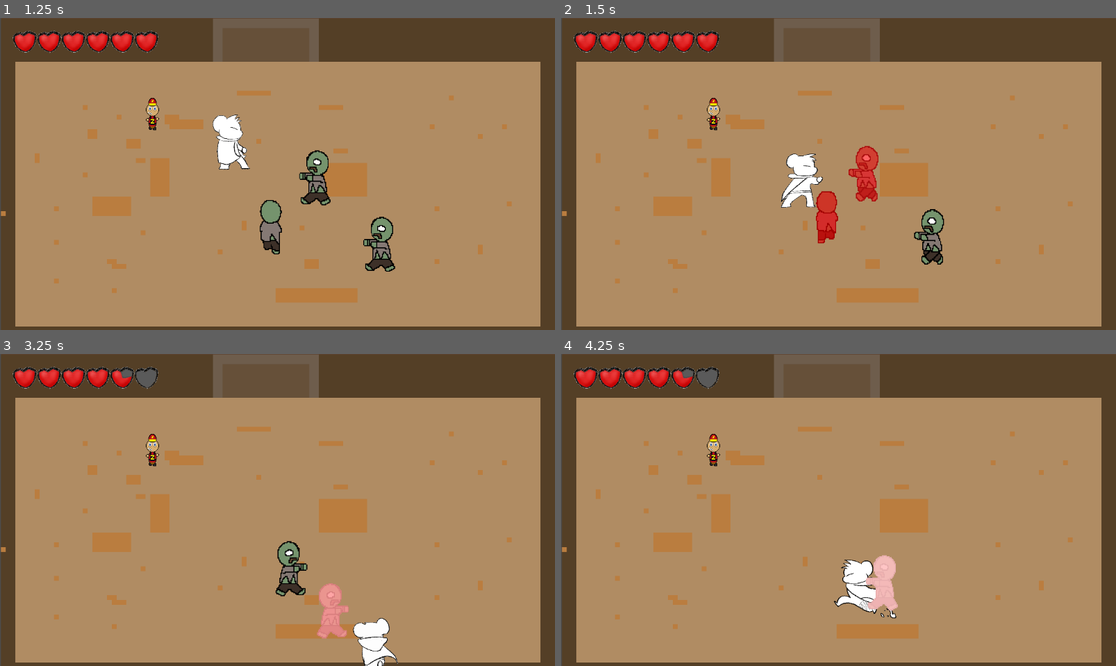
Above: before the commit, frames 1-4 (two rows, left to right).
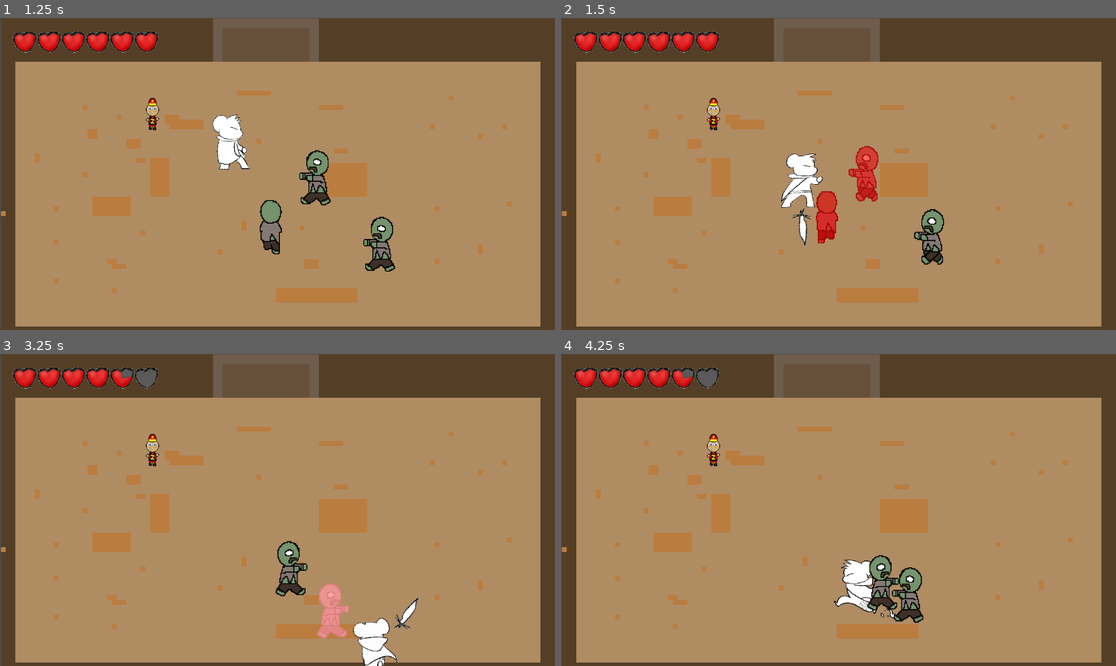
Above: after the commit, the same moments.

Repository: bcorrigall/ratknight
Game: Godot game, scene res://main.tscn
The game is run twice, just before and just after one commit, with the same random seed, the same clock (stepped at 60 frames per second) and the same inputs. The engine's default icon, where the game draws it, is replaced by a stand-in: a white triangle on a blue panel in a dark square.
Inputs (mouse positions are in pixels of both pictures, inside the frame that each line leads up to):
- Up to frame 1 (1.25 s): move the mouse to (399, 158) at 0.52 s; hold Right (move_right) from 0.53 s (still down); hold J (attack_light) from 0.53 s (still down); tap K (attack_spin) at 0.8 s
- Up to frame 2 (1.5 s): move the mouse to (727, 189) at 1.27 s; release Right (move_right) at 1.28 s; release J (attack_light) at 1.28 s; hold S (move_down) from 1.28 s (still down); tap K (attack_spin) at 1.35 s
- Up to frame 3 (3.25 s): tap J (attack_light) at 1.55, 3.05 s; move the mouse to (333, 441) at 2.02 s; release S (move_down) at 2.03 s; hold Right (move_right) 2.03-2.78 s; hold J (attack_light) 2.03-2.78 s; tap K (attack_spin) at 2.3, 2.85 s; move the mouse to (249, 572) at 2.77 s; hold Up (move_up) from 2.78 s (still down)
- Up to frame 4 (4.25 s): move the mouse to (1005, 556) at 3.52 s; release Up (move_up) at 3.53 s; hold A (move_left) from 3.53 s (still down); hold Shift (dash) from 3.53 s (still down); tap K (attack_spin) at 3.8 s

Frame 1 is identical in both runs. In frame 2, 0.2% of the frame differs, in the area x 41-46%, y 60-74%; in frame 3, 0.1%; in frame 4, 1.4%, in the area x 54-66%, y 64-87%.
Error before the commit: Attempt to call function 'start' in base 'null instance' on a null instance. (res://playerMovement.gd:183)
Error after the commit: Attempt to call function 'start' in base 'null instance' on a null instance. (res://playerMovement.gd:185)

Commit message:
attacking final update
fix small bugs

Diff:
--- a/enemy.gd
+++ b/enemy.gd
@@ -7,7 +7,7 @@
 var playerposition
 var targetposition
 @onready var player = get_parent().get_node("theRat")
-@onready var animations= $AnimationPlayer
+#@onready var animations= $AnimationPlayer
 @onready var effects = $Effect
 
 
--- a/playerMovement.gd
+++ b/playerMovement.gd
@@ -67,7 +67,8 @@
 
 func _process(delta):
 	velocity = Vector2.ZERO # The player's movement vector.
-	weapon.visible=false
+	if (attacking==false):
+		weapon.disable()
 
 	if(in_dash):
 		velocity = dash_direction
@@ -178,6 +179,7 @@
 		invincible = true
 
 	elif (body.name.find("trap")):
+		pass
 		health -= body.damage
 		speed = 100
 		$Timer.start(trap_slowdown)
--- a/project.godot
+++ b/project.godot
@@ -73,6 +73,12 @@
 ]
 }
 
+[layer_names]
+
+2d_physics/layer_1="player"
+2d_physics/layer_2="enemy"
+2d_physics/layer_3="hurtbox"
+
 [rendering]
 
 renderer/rendering_method="gl_compatibility"
--- a/sword.gd
+++ b/sword.gd
@@ -4,7 +4,7 @@
 
 func enable():
 	shape.disabled =false
-	print("weapon visivle")
+	#print("weapon visivle")
 
 func disable():
 	shape.disabled =true
--- a/sword.tscn
+++ b/sword.tscn
@@ -7,6 +7,8 @@
 size = Vector2(6, 11)
 
 [node name="Sword" type="Area2D"]
+collision_layer = 4
+collision_mask = 0
 script = ExtResource("1_uaguo")
 
 [node name="Sprite2D" type="Sprite2D" parent="."]
--- a/weapon.tscn
+++ b/weapon.tscn
@@ -7,8 +7,6 @@
 script = ExtResource("1_ui66y")
 
 [node name="Sword" parent="." instance=ExtResource("2_e5ohj")]
-collision_layer = 4
-collision_mask = 0
 
 [node name="AudioStreamPlayer2D" type="AudioStreamPlayer2D" parent="."]
 visible = false
Not shown: 1 places in main.tscn that only renumber resources
